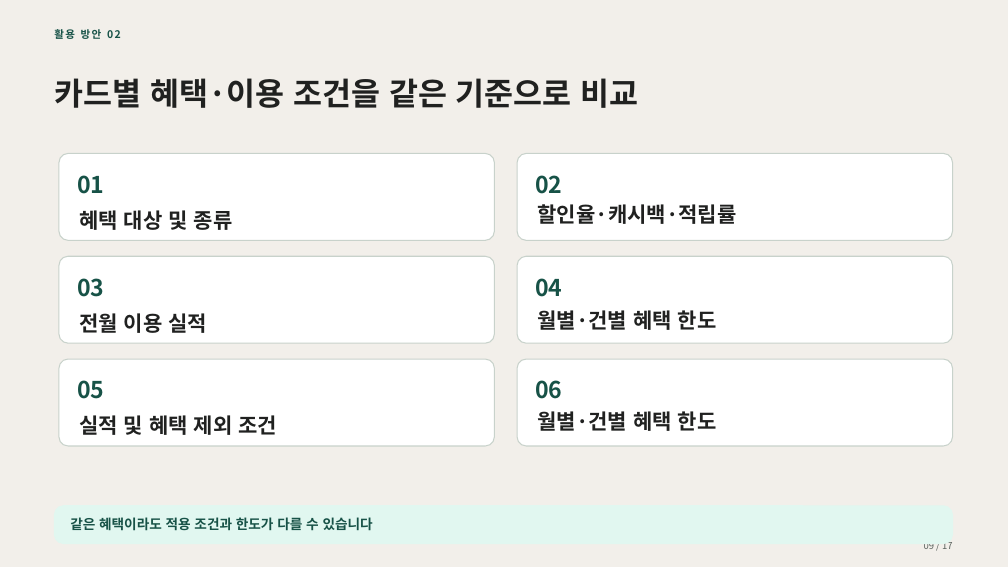
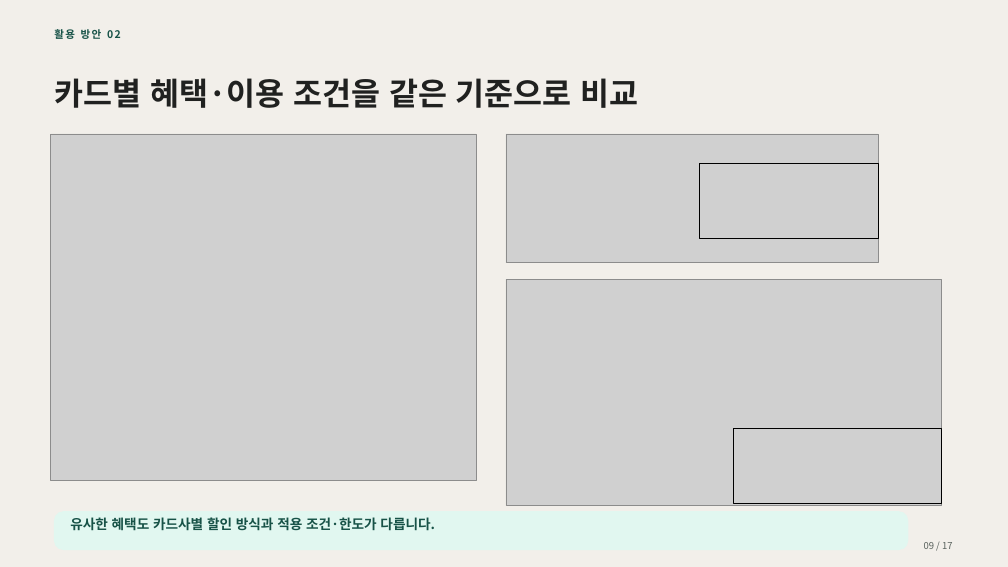
Before and after one commit to darkping1980/mle-02-p2-team3, a slide deck: slide 9 of src/card_benefit/docs/presentation/카드혜택_GraphRAG_세로줄무늬제거_17장.pptx. Drawn at 1008x567 pixels with LibreOffice and Linux fonts; fonts in the diff are those of the drawing; grey boxes stand for pictures. Boxes give left, top, right and bottom in pixels: in the first picture for what was removed or moved away, otherwise in the second. Text is boxed around its words. In the diff, an @@ line names an element or a change of style, - is before the commit and + after.

```diff
--- a/src/card_benefit/docs/presentation/카드혜택_GraphRAG_세로줄무늬제거_17장.pptx
+++ b/src/card_benefit/docs/presentation/카드혜택_GraphRAG_세로줄무늬제거_17장.pptx
@@ rounded rectangle removed at (0, 0, 597, 567) @@
@@ picture added at (51, 134, 476, 481) @@
@@ picture added at (506, 134, 878, 262) @@
@@ rounded rectangle removed at (59, 154, 495, 240) @@
@@ text removed at (77, 175, 104, 194) @@
-01
@@ rounded rectangle removed at (517, 154, 953, 240) @@
@@ text removed at (535, 175, 562, 194) @@
-02
@@ rectangle added at (699, 164, 878, 238), outline #000000 0.57 pt @@
@@ text removed at (537, 204, 736, 224) @@
-할인율·캐시백·적립률
@@ text removed at (79, 210, 233, 230) @@
-혜택 대상 및 종류
@@ rounded rectangle removed at (59, 256, 495, 343) @@
@@ rounded rectangle removed at (517, 256, 953, 343) @@
@@ text removed at (77, 278, 104, 297) @@
-03
@@ picture added at (506, 279, 941, 506) @@
@@ text removed at (535, 278, 562, 297) @@
-04
@@ text removed at (79, 313, 207, 333) @@
-전월 이용 실적
@@ text removed at (537, 310, 717, 330) @@
-월별·건별 혜택 한도
@@ rounded rectangle removed at (59, 359, 495, 446) @@
@@ rounded rectangle removed at (517, 359, 953, 446) @@
@@ text removed at (77, 380, 104, 399) @@
-05
@@ text removed at (535, 380, 562, 399) @@
-06
@@ text removed at (79, 415, 277, 435) @@
-실적 및 혜택 제외 조건
@@ text removed at (537, 411, 717, 431) @@
-월별·건별 혜택 한도
@@ rectangle added at (734, 429, 942, 503), outline #000000 0.57 pt @@
@@ rounded rectangle: place and size @@
-rounded rectangle at (54, 506, 953, 544)
+rounded rectangle at (54, 512, 908, 550)
@@ text at (70, 517, 434, 531): text changed @@
-같은 혜택이라도 적용 조건과 한도가 다를 수 있습니다
+유사한 혜택도 카드사별 할인 방식과 적용 조건·한도가 다릅니다.
```
Also in this commit, not shown: 1 other slide changed, 12 other files.
